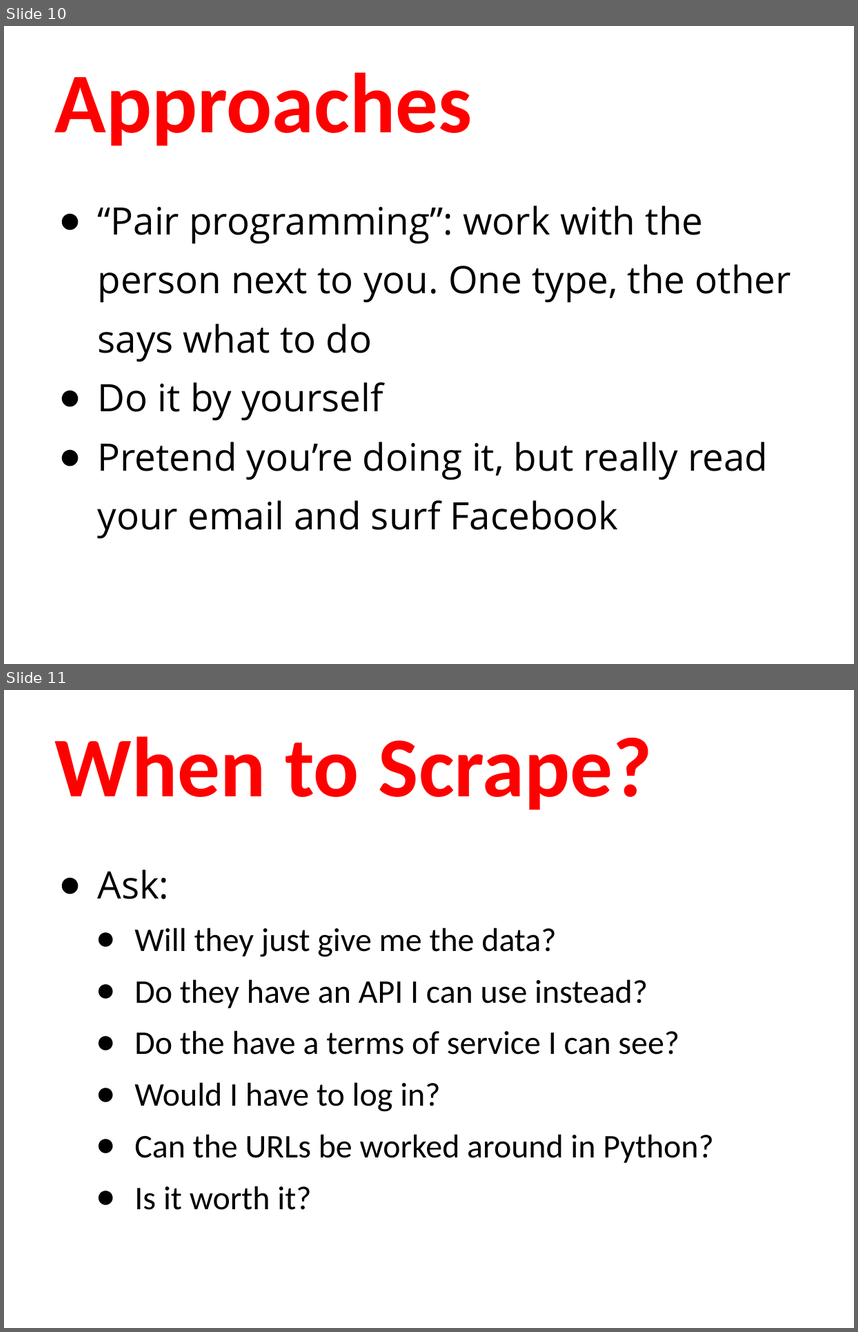
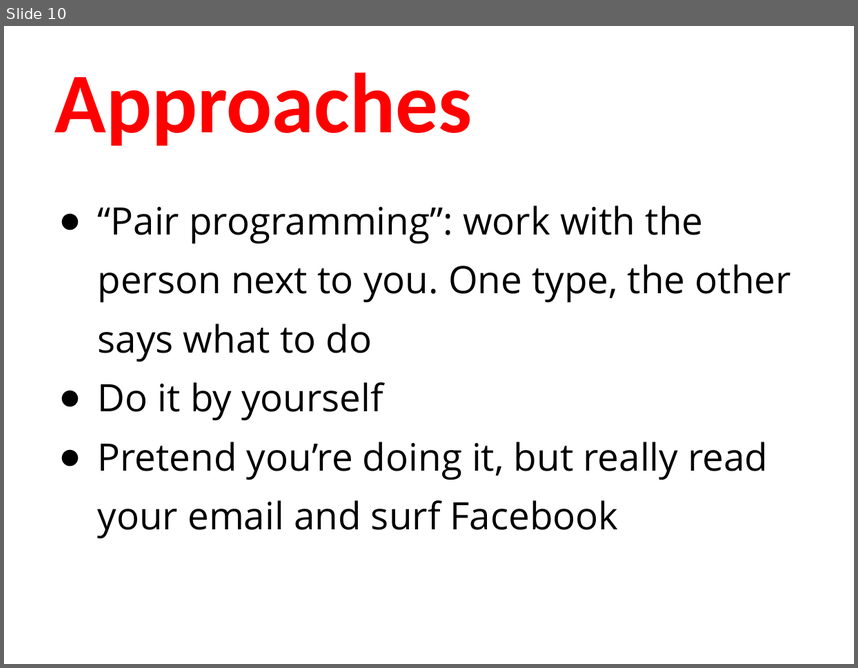
Before and after one commit to humanitiesprogramming/slides, a slide deck: 2019/python/day3-review.pptx. Shown one above the other, each under a label of ours: slides 10 and 11 before the commit, slide 10 after it. The pictures are 858x1332 and 858x668 pixels, drawn with LibreOffice and Linux fonts; fonts in the diff are those of the drawing. Boxes give left, top, right and bottom in pixels: in the first picture for what was removed or moved away, otherwise in the second. Text is boxed around its words. In the diff, an @@ line names an element or a change of style, - is before the commit and + after.

```diff
--- a/2019/python/day3-review.pptx
+++ b/2019/python/day3-review.pptx
@@ slide 11 removed at <box>4,690,854,1328</box>, background #FFFFFF @@
@@ title removed at <box>55,736,652,810</box> @@
-When to Scrape?
@@ text removed at <box>98,869,713,1210</box> @@
-● Ask:
-  ● Will they just give me the data?
-  ● Do they have an API I can use instead?
-  ● Do the have a terms of service I can see?
-  ● Would I have to log in?
-  ● Can the URLs be worked around in Python?
-  ● Is it worth it?
```
Also in this commit, not shown: 3 other slides removed.
